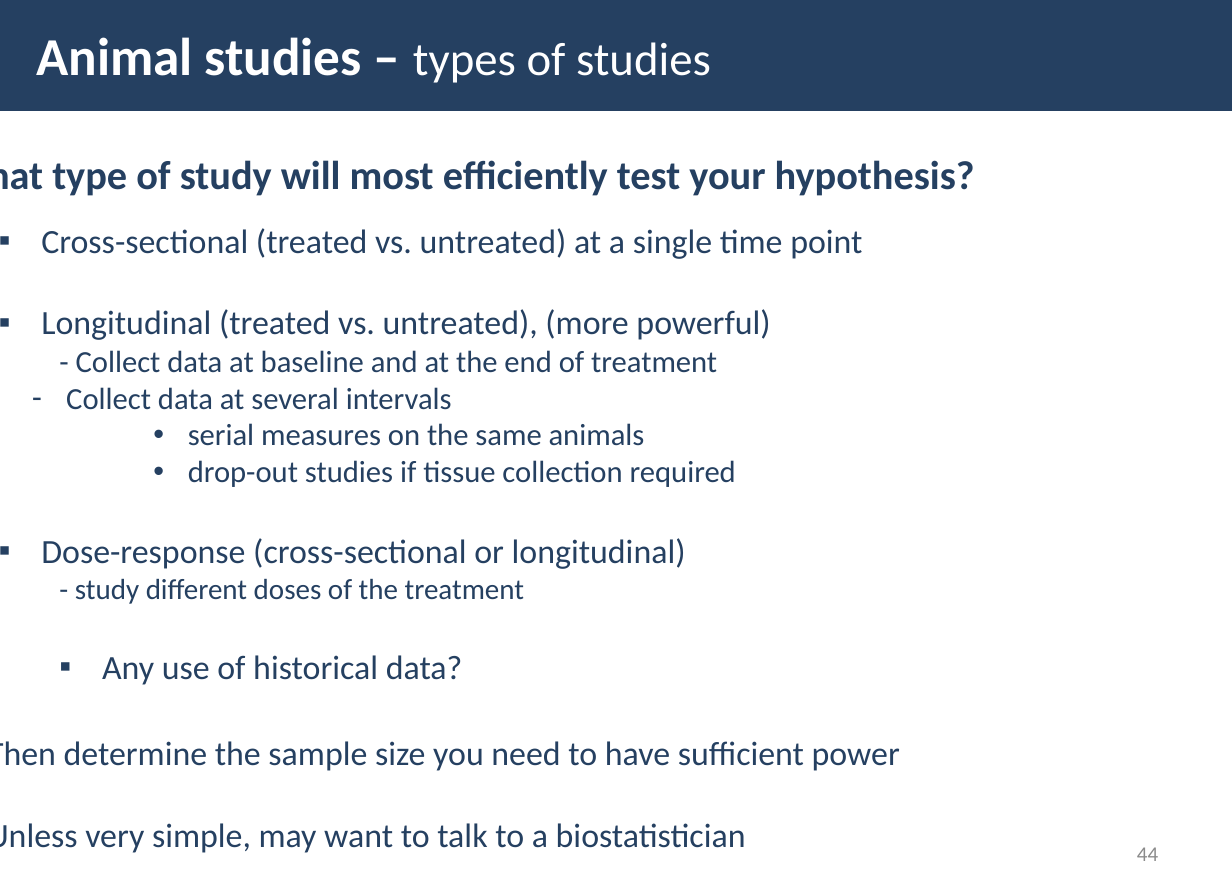
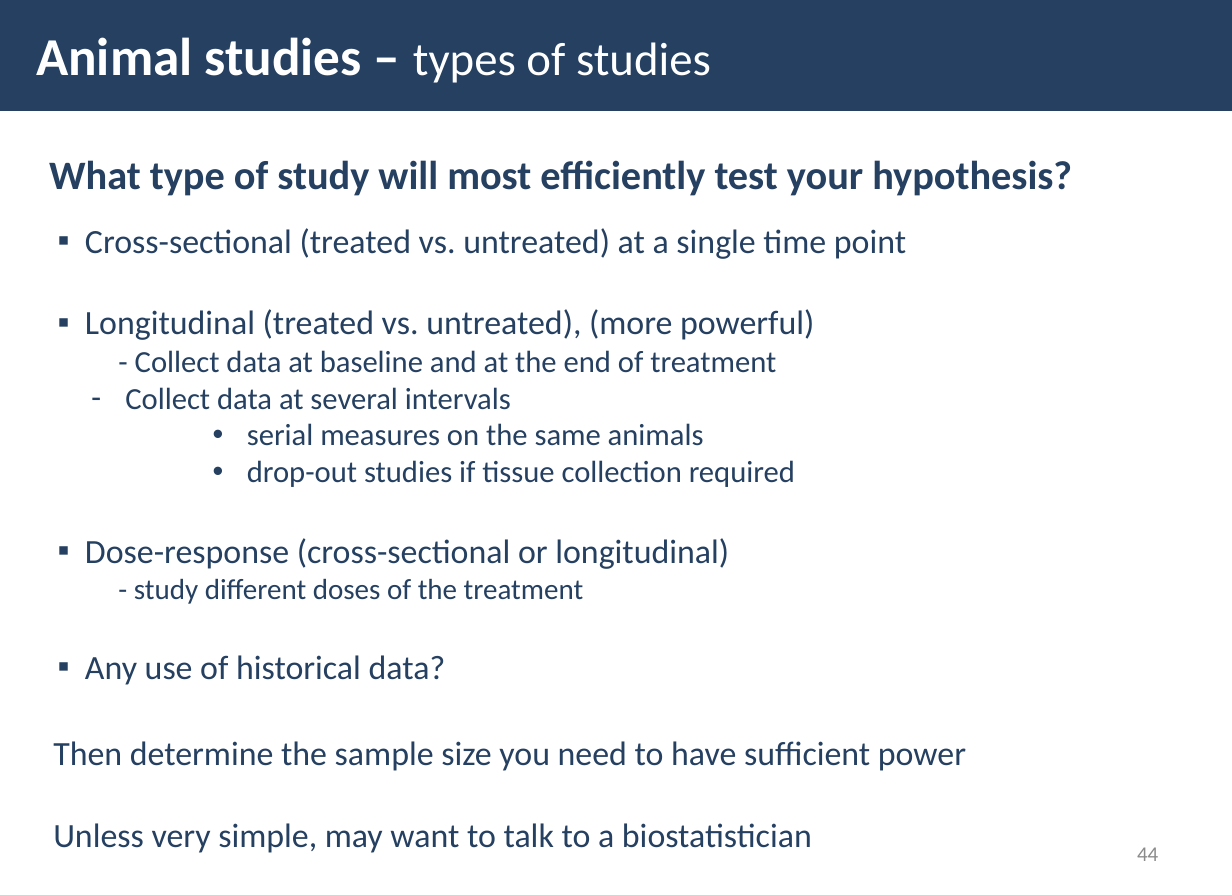
Before and after one commit to UBC-PATH/PATH548L-2026, a slide deck: slide 44 of slides/Module 7 PATH 548L 2026 - study design considerations.pptx. Drawn at 1232x895 pixels with LibreOffice and Linux fonts; fonts in the diff are those of the drawing. Boxes give left, top, right and bottom in pixels: in the first picture for what was removed or moved away, otherwise in the second. Text is boxed around its words. In the diff, an @@ line names an element or a change of style, - is before the commit and + after.

```diff
--- a/slides/Module 7 PATH 548L 2026 - study design considerations.pptx
+++ b/slides/Module 7 PATH 548L 2026 - study design considerations.pptx
@@ text "What type of study will ..." rewrapped from [52,160,975,196] to [49,160,1072,196] @@
@@ text "Cross-sectional (treated vs. untreated) at ...": place and size @@
-text "Cross-sectional (treated vs. untreated) at ..." at [41,228,862,685]
+text "Cross-sectional (treated vs. untreated) at ..." at [85,228,906,685]
@@ text "Cross-sectional (treated vs. untreated) at ..." at [85,228,906,685]: indent changed; list level 1 to 2 in "- Collect data at baseline ..."; list level 1 to 2 in "- study different doses of ..." @@
@@ text "Then determine the sample size ..." rewrapped from [0,741,900,853] to [53,741,966,853] @@
```
Also in this commit, not shown: 42 other slides changed, 5 other files.
